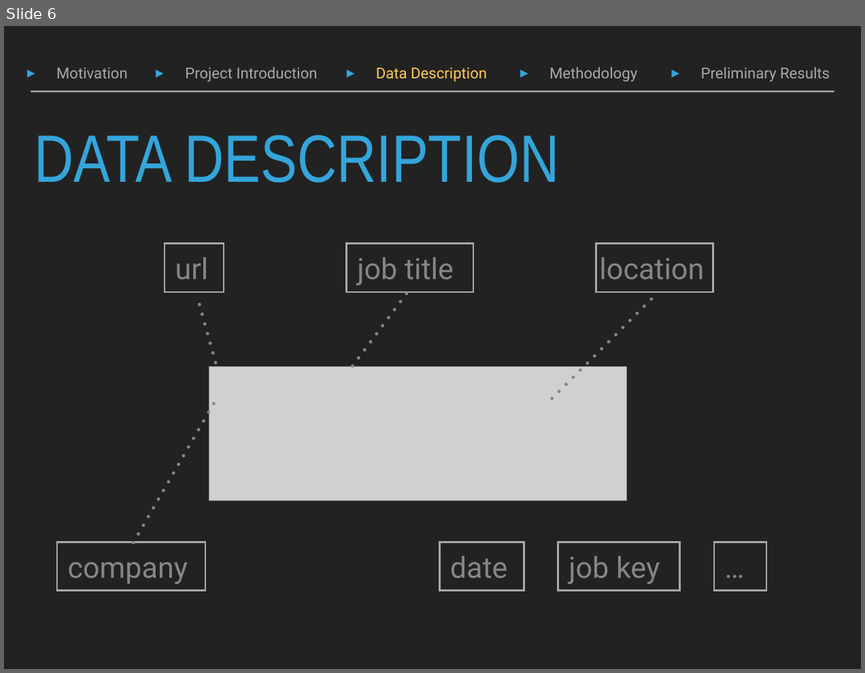
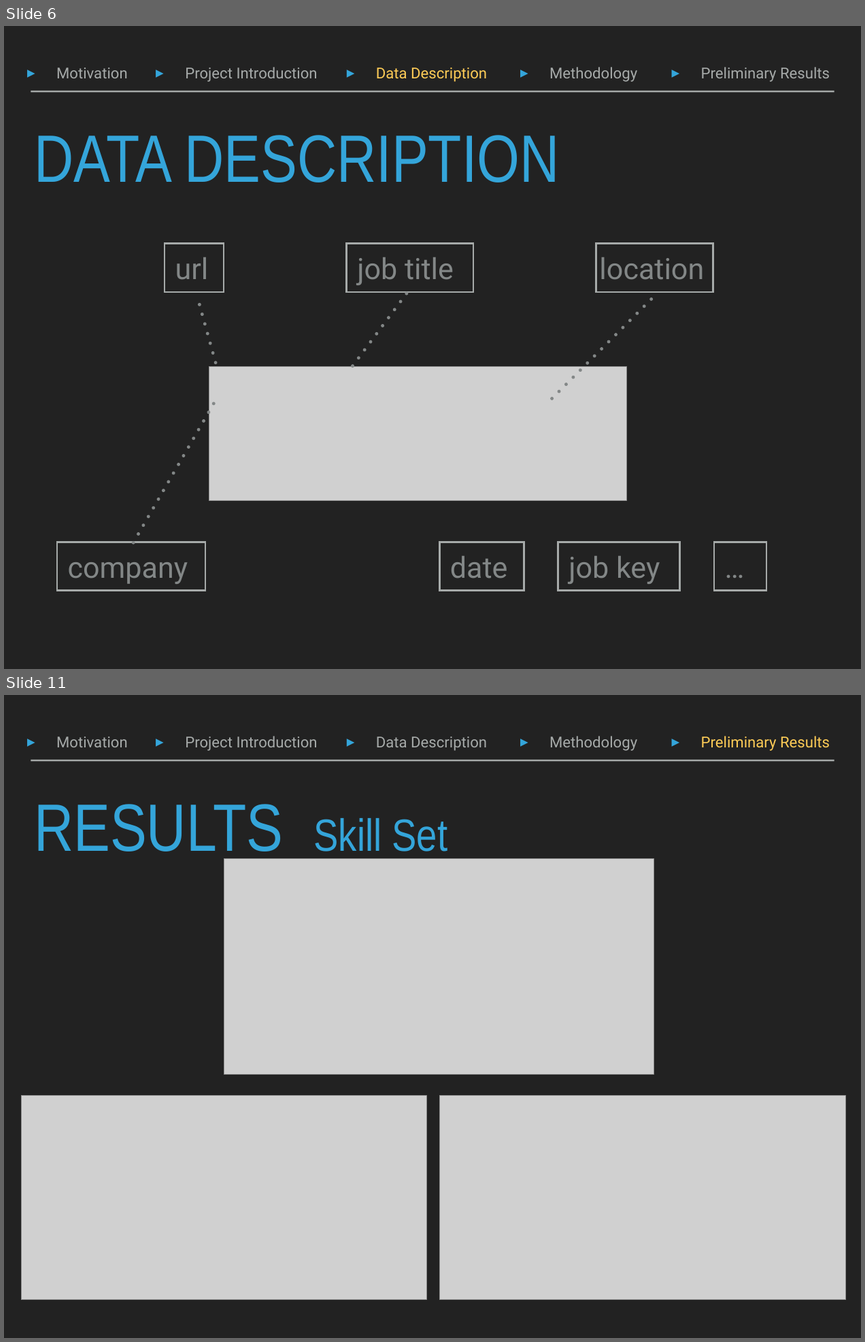
Before and after one commit to DoraXue/STA141b-Project, a slide deck: slide.pptx. Shown one above the other, each under a label of ours: slide 6 before the commit, slides 6 and 11 after it; the slides between them are not shown. The pictures are 865x673 and 865x1342 pixels, drawn with LibreOffice and Linux fonts; fonts in the diff are those of the drawing; grey boxes stand for pictures. Boxes give left, top, right and bottom in pixels: in the first picture for what was removed or moved away, otherwise in the second. Text is boxed around its words. In the diff, an @@ line names an element or a change of style, - is before the commit and + after.

```diff
--- a/slide.pptx
+++ b/slide.pptx
@@ slide 11 added at (4,695,861,1338), background #222222; not listed: 1 template element that a slide beside it also shows @@
@@ text added at (56,736,128,747), 18 pt, text #A6AAA9 @@
+▸ Motivation
@@ text added at (185,736,317,751), 18 pt, text #A6AAA9 @@
+▸ Project Introduction
@@ text added at (376,736,487,751), 18 pt, text #A6AAA9 @@
+▸ Data Description
@@ text added at (549,736,637,751), 18 pt, text #A6AAA9 @@
+▸ Methodology
@@ text added at (701,736,830,751), 18 pt, text #FDCB56 @@
+▸ Preliminary Results
@@ title added at (34,804,448,863), 54 pt, text #34A5DA @@
+RESULTS Skill Set
@@ picture added at (224,858,654,1074) @@
@@ picture added at (21,1096,426,1300) @@
@@ picture added at (440,1096,846,1300) @@
```
Also in this commit, not shown: 2 slides changed, 5 other slides added.
